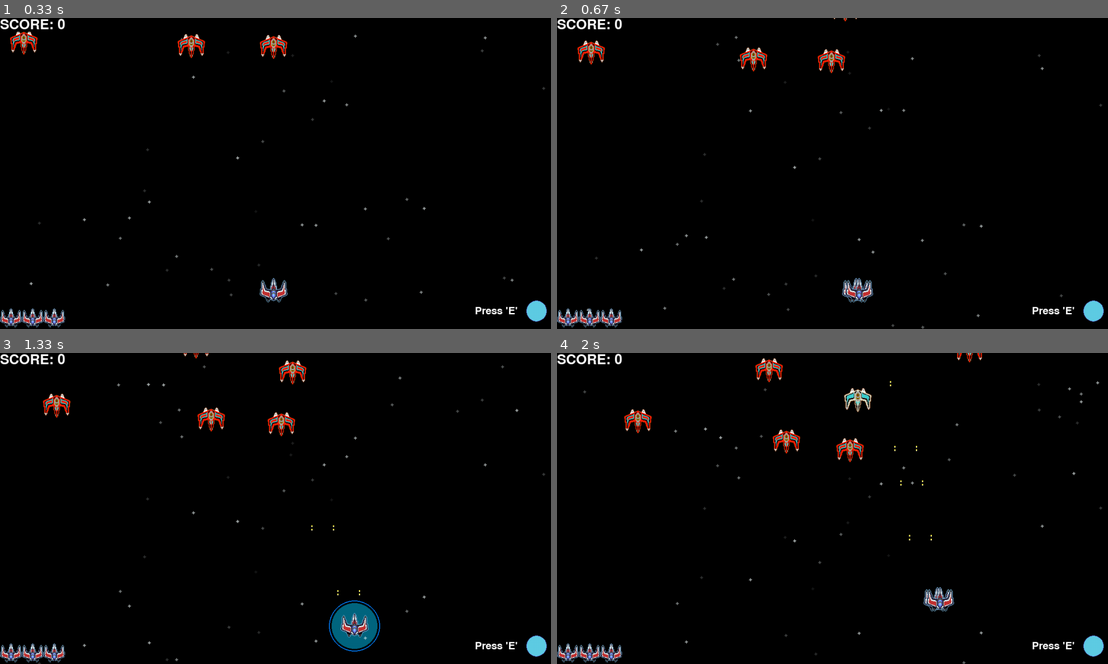
Above: before the commit, frames 1-4 (two rows, left to right).
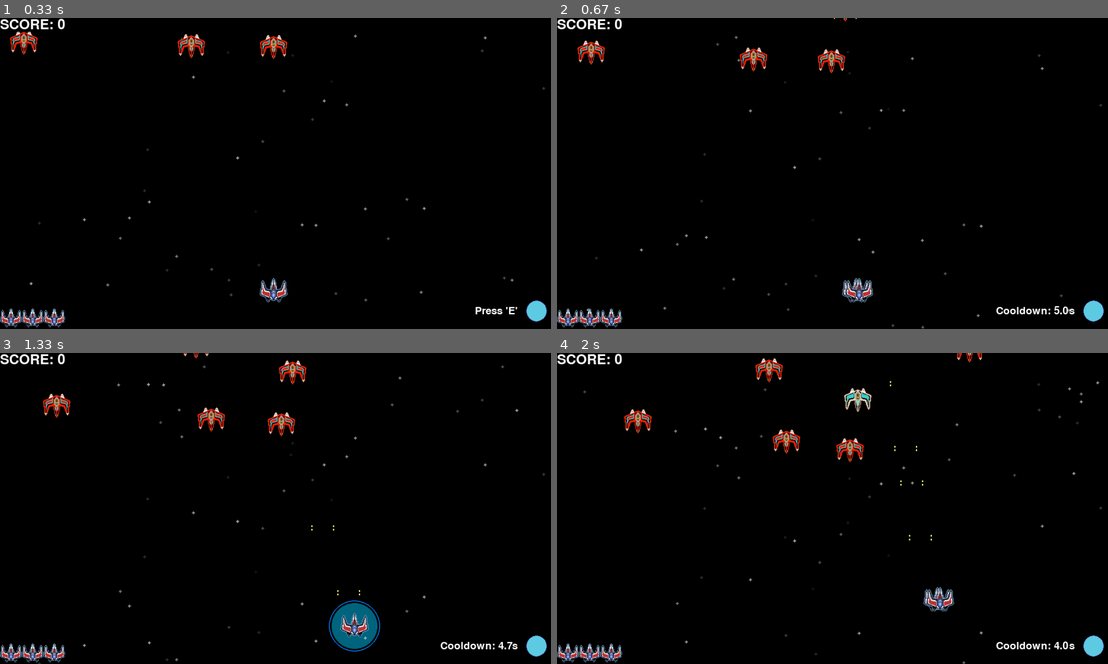
Above: after the commit, the same moments.

Repository: woelffer/gamedemo
Game: pygame game, started from pygamedemo.py
Two runs of this game, one before a commit and one after it. Both use one fixed random seed, a clock stepped at 60 frames per second and the inputs below.
Inputs:
- Up to frame 1 (0.33 s): no input
- Up to frame 2 (0.67 s): hold E from 0.33 s (still down); hold D from 0.33 s (still down)
- Up to frame 3 (1.33 s): release E at 0.8 s; release D at 0.8 s; hold D 0.83-1.3 s; tap Space at 0.9, 1.2 s; tap E at 0.98 s
- Up to frame 4 (2 s): hold W 1.33-1.63 s; tap Space at 1.4, 1.73 s; hold D from 1.67 s (still down)

Frame 1 is identical in both runs. In frame 2, 0.2% of the frame differs, in the area x 79-94%, y 92-96%; in frame 3, 0.2%; in frame 4, 0.2%.

Commit message:
Added cooldown feature for 'E' ability

Diff:
--- a/Player.py
+++ b/Player.py
@@ -13,6 +13,8 @@
         self.circle_max_radius = 64*2   #twice the size of player sprite
         self.circle_growth_rate = 400 #pixels per second
         self.circle_active = False
+        self.ability_cooldown = 5 # Cooldown in seconds
+        self.last_ability_use_time = -self.ability_cooldown #initialization allows ability to be used on startup
 
 
     def movement(self, movement, dt, screen_width, screen_height):
@@ -34,6 +36,8 @@
 
     def handle_keys(self, dt, screen_width, screen_height):
         keys = pygame.key.get_pressed()
+        current_time = pygame.time.get_ticks() / 1000
+
         if keys[pygame.K_a]:
             self.movement('a', dt, screen_width, screen_height)
         if keys[pygame.K_d]:
@@ -45,6 +49,7 @@
         if keys[pygame.K_e]:
             self.circle_active = True
             self.circle_radius = 0
+            self.last_ability_use_time = current_time
 
     def rect(self):
         return self.player_img.get_rect(topleft=(self.pos_x, self.pos_y))
@@ -53,7 +58,7 @@
         self.lives -= 1
         if self.lives <= 0:
             pygame.quit()
-        #handle player death ******
+        #handle player death ******NEED TO CHANGE HOW THIS OPERATES
 
     def update_circle(self, dt):
         if self.circle_active:
--- a/pygamedemo.py
+++ b/pygamedemo.py
@@ -96,6 +96,31 @@
      new_enemy = Enemy.Enemy(x_pos, y_pos)
      enemies.append(new_enemy)
 
+
+# Function to draw abilities in the bottom right corner
+def draw_abilities(screen, player):
+    screen_width, screen_height = screen.get_size()
+    padding = 10  # Padding from the edges
+    icon_size = 64  # Size of the ability icon
+
+    # Calculate positions
+    circle_icon_pos = (screen_width - icon_size - padding, screen_height - icon_size - padding)
+
+    # Draw ability icon
+    screen.blit(circle_ability_icon, circle_icon_pos)
+
+    # Draw text next to the ability icon
+    current_time = pygame.time.get_ticks() / 1000  # Convert to seconds
+    cooldown_remaining = max(0, player.ability_cooldown - (current_time - player.last_ability_use_time))
+    if cooldown_remaining > 0:
+        text_surface = ability_font.render(f"Cooldown: {cooldown_remaining:.1f}s", True, (255, 255, 255))
+    else:
+        text_surface = ability_font.render("Press 'E'", True, (255, 255, 255))
+    text_rect = text_surface.get_rect()
+    text_rect.right = circle_icon_pos[0] - padding
+    text_rect.centery = circle_icon_pos[1] + icon_size // 2
+    screen.blit(text_surface, text_rect)
+
 while running:
     #Use Delta Time: Implement delta time for frame-independent movement.
     dt = clock.tick(60) / 1000.0
@@ -105,7 +130,7 @@
 
     #Clear Screen
     screen.fill((0,0,0))
-    draw_abilities(screen)
+    #aaaaaaaaadraw_abilities(screen)
 
     #Update and draw the player's circle
     player_model.update_circle(dt)
@@ -178,6 +203,9 @@
     enemies_to_remove = set()
     bullets_to_remove = set()
 
+    #Draw abilities in the bottom right corner
+    draw_abilities(screen, player_model)
+
     # Check for bullet collisions with enemies
     for bullet in bullets:
         for enemy in enemies:
